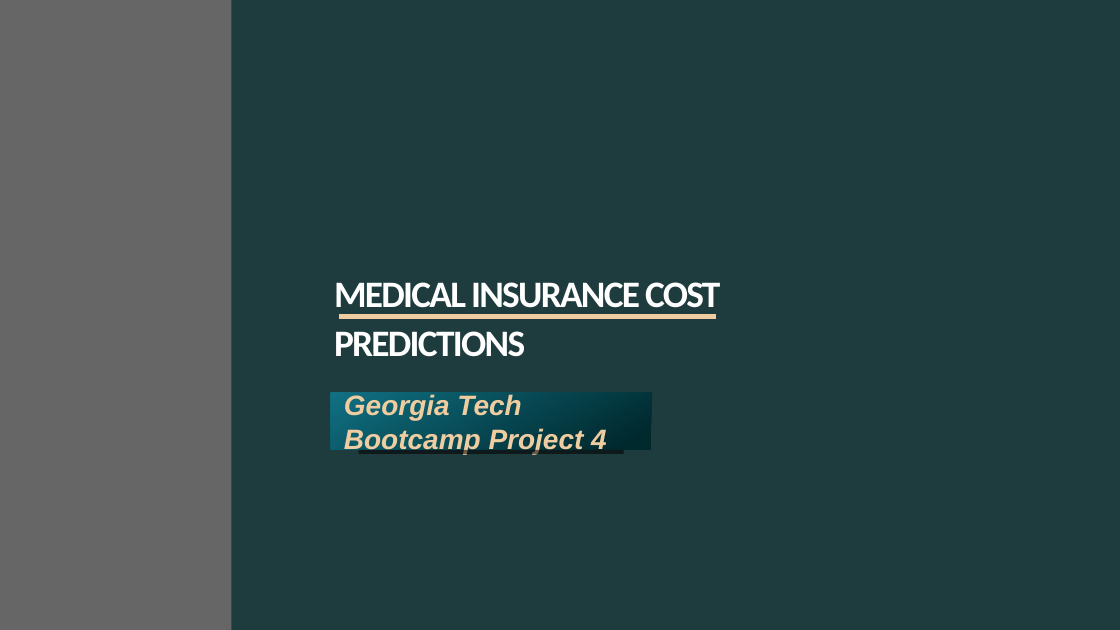
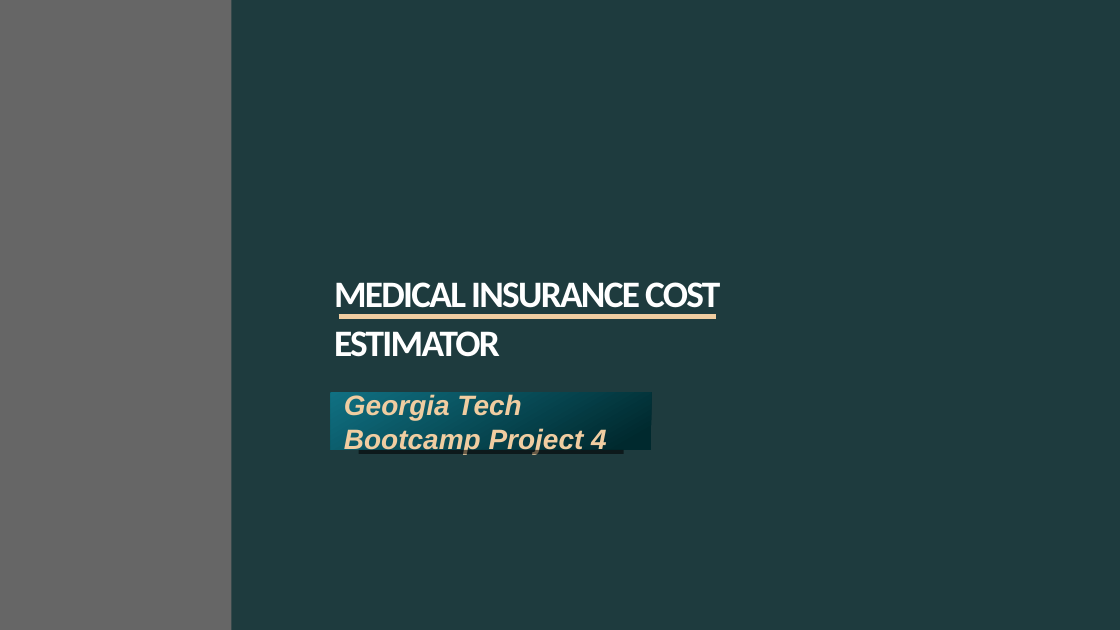
Before and after one commit to khutula/Medical-Insurance-Costs, a slide deck: slide 1 of Medical Insurance Cost.pptx. Drawn at 1120x630 pixels with LibreOffice and Linux fonts; fonts in the diff are those of the drawing; background and template pictures are left out. Boxes give left, top, right and bottom in pixels: in the first picture for what was removed or moved away, otherwise in the second. Text is boxed around its words. In the diff, an @@ line names an element or a change of style, - is before the commit and + after.

Commit message:
Updated Presentation

```diff
--- a/Medical Insurance Cost.pptx
+++ b/Medical Insurance Cost.pptx
@@ title at (334,282,720,357): text changed @@
-MEDICAL INSURANCE COST
-PREDICTIONS
+MEDICAL INSURANCE COST
+ESTIMATOR
```
Also in this commit, not shown: 4 other slides changed.
